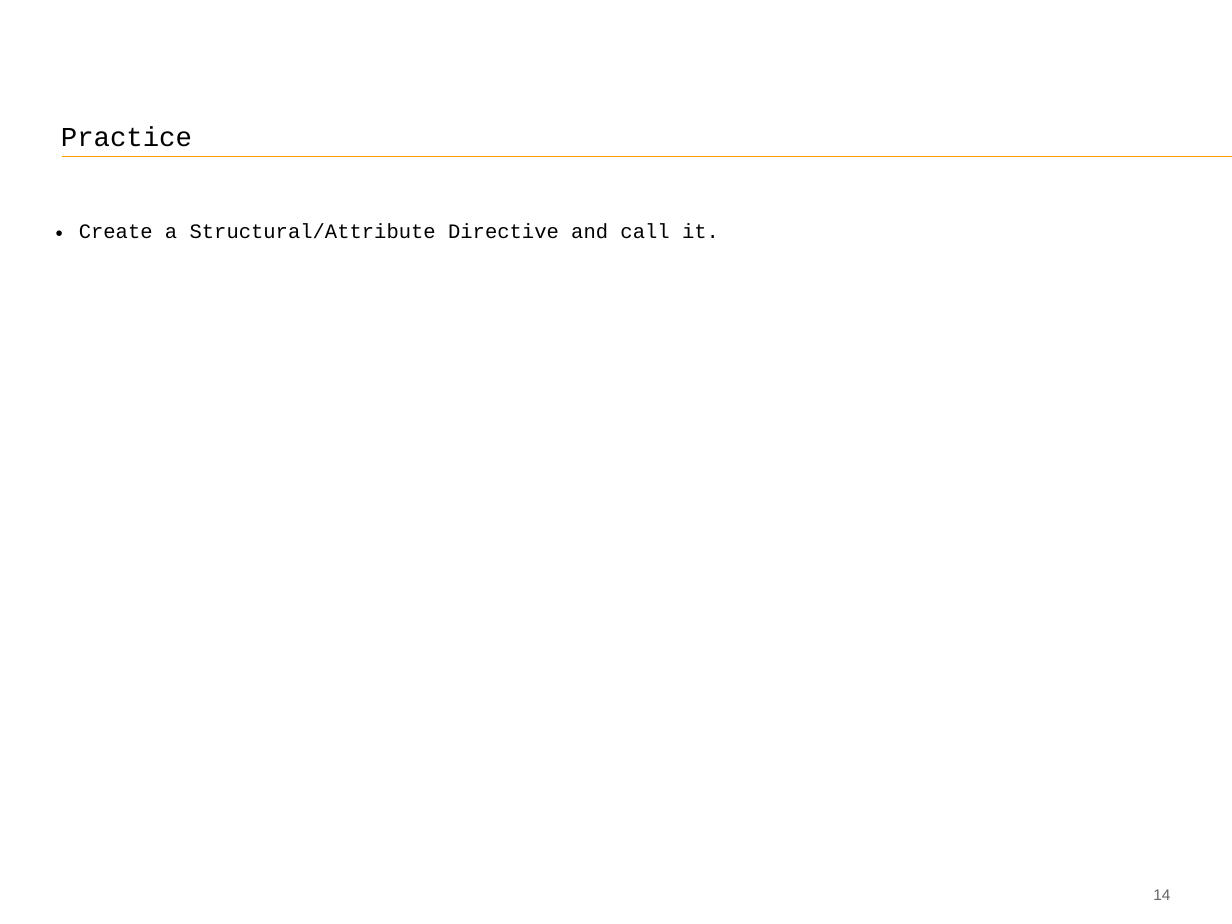
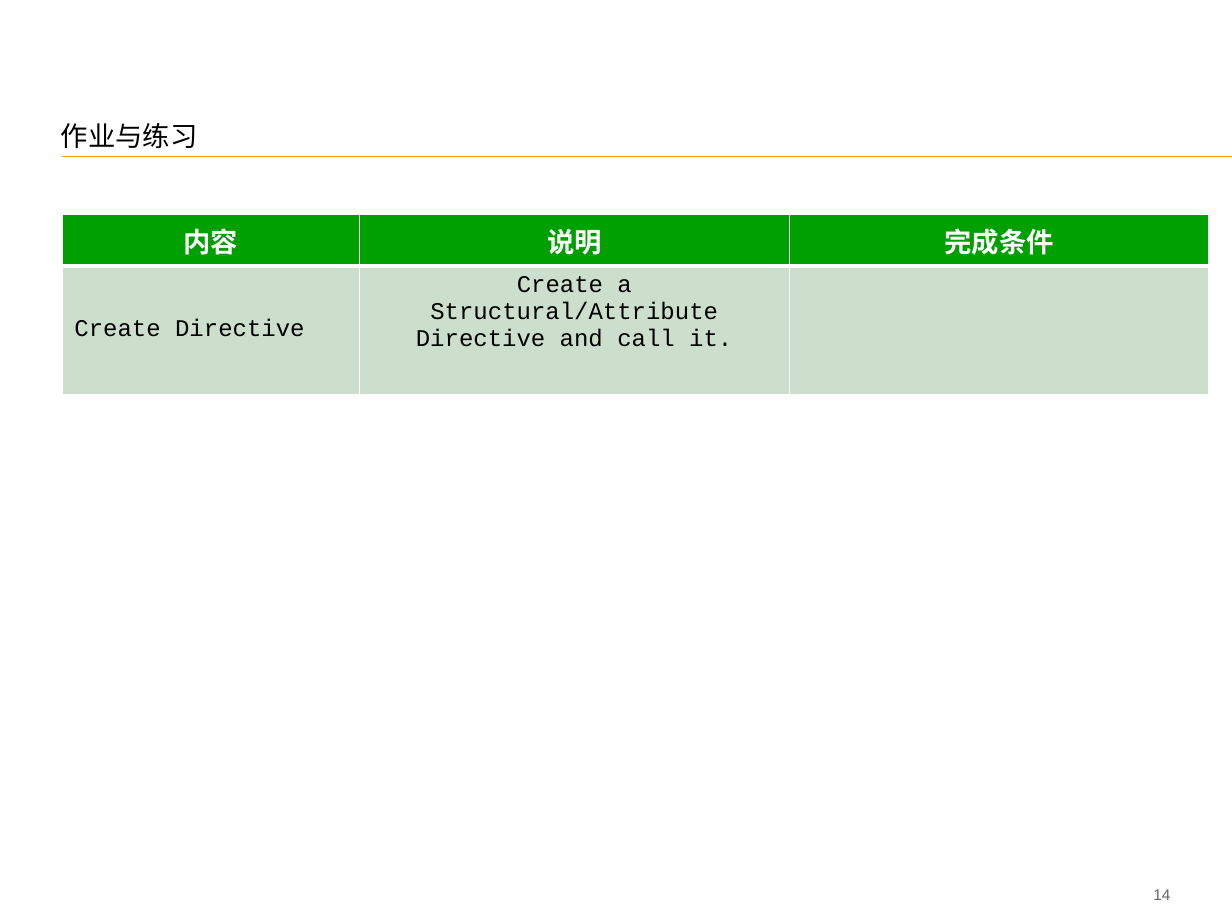
Before and after one commit to FS-Angular-Interest-Group/AngularTraining, a slide deck: slide 15 of PPT/06-Accenture-FS-Angular-Directive.pptx. Drawn at 1232x924 pixels with LibreOffice and Linux fonts; fonts in the diff are those of the drawing. Boxes give left, top, right and bottom in pixels: in the first picture for what was removed or moved away, otherwise in the second. Text is boxed around its words. In the diff, an @@ line names an element or a change of style, - is before the commit and + after.

```diff
--- a/PPT/06-Accenture-FS-Angular-Directive.pptx
+++ b/PPT/06-Accenture-FS-Angular-Directive.pptx
@@ title at (61, 123, 197, 149): text changed; font Courier New to Noto Sans CJK SC @@
-Practice
+作业与练习
@@ table at (62, 214, 1207, 360) @@
-
-Create a Structural/Attribute Directive and call it.
-
-
+内容 | 说明 | 完成条件
+Create Directive | Create a Structural/Attribute Directive and call it. | 
@@ table: place and size @@
-table at (43, 180, 1068, 513)
+table at (62, 214, 1207, 360)
```
Also in this commit, not shown: 13 other slides changed.
